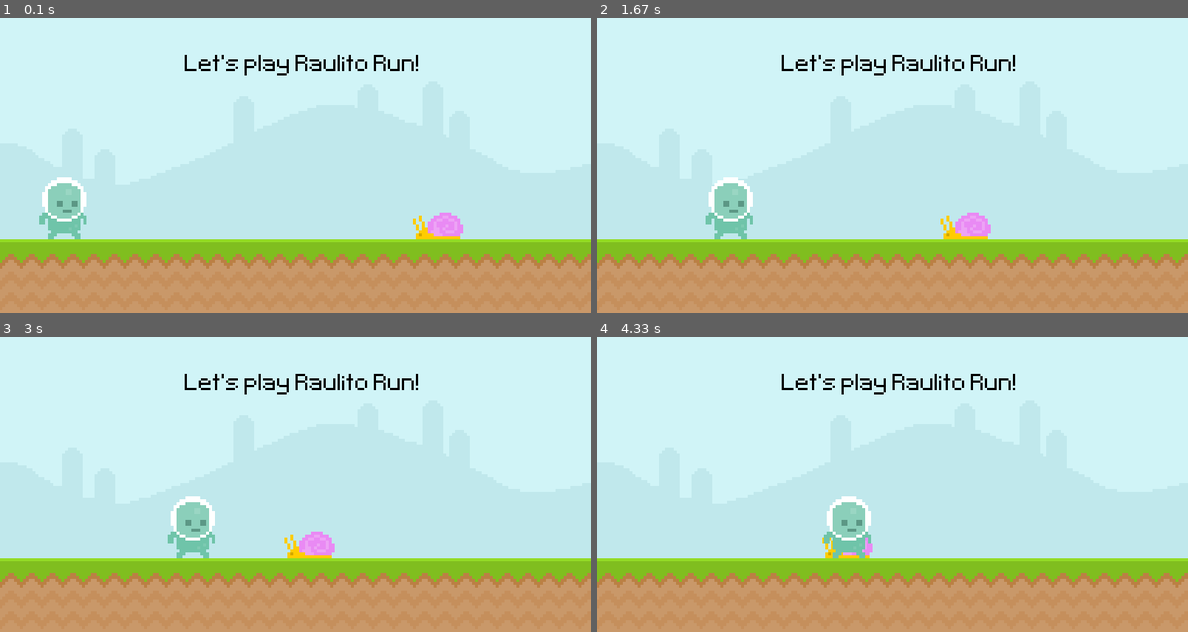
Above: before the commit, frames 1-4 (two rows, left to right).
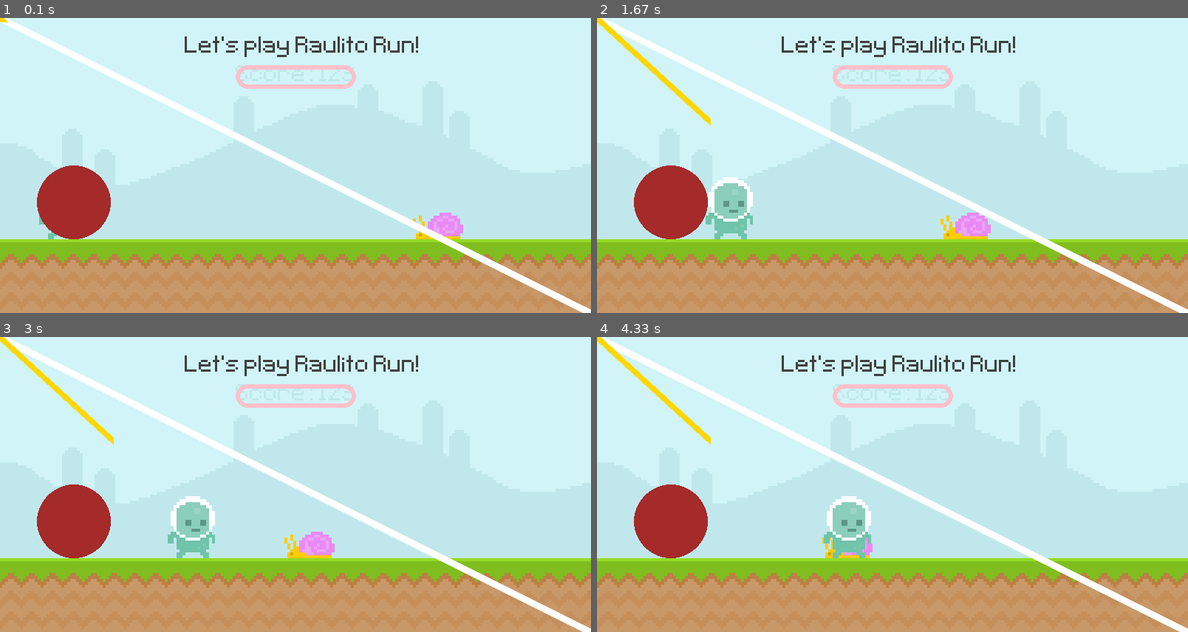
Above: after the commit, the same moments.

Repository: jm4ch4do/py_game_mario
Game: pygame game, started from window.py
Two runs of this game, one before a commit and one after it. Both use one fixed random seed, a clock stepped at 60 frames per second and the inputs below.
Inputs (mouse positions are in pixels of both pictures, inside the frame that each line leads up to):
- Up to frame 1 (0.1 s): no input
- Up to frame 2 (1.67 s): press the mouse at (673, 206) at 0.37 s; move the mouse to (691, 165) at 0.47 s; release the mouse at (709, 121) at 0.6 s
- Up to frame 3 (3 s): no input
- Up to frame 4 (4.33 s): no input

The runs differ from the first frame. In frame 1, 6.8% of the frame differs, in the area x 0-100%, y 0-100%; in frame 2, 7.3%; in frame 3, 7.3%; in frame 4, 7.3%.

Commit message:
test: tries drawing and colors

Diff:
--- a/window.py
+++ b/window.py
@@ -17,34 +17,31 @@
 _pyg.display.set_icon(icon)
 
 
-
-
 # ----- CREATE FONTS
 test_font = _pyg.font.Font("img/font/Pixeltype.ttf", 50)
-text_surface = test_font.render("Let's play Raulito Run!", False, "Black")
 
 
 # ----- CREATE SURFACES
 sky_surface = _pyg.image.load('img/sky.png').convert()
 ground_surface = _pyg.image.load('img/ground.png').convert()
+
+text_surface = test_font.render("Let's play Raulito Run!", False, (64, 64, 64))
+score_surface = test_font.render("Score: 123", False, "#c0e8ec")
+
 snail_surface = _pyg.image.load('img/snail/snail1.png').convert_alpha()
 player_surface = _pyg.image.load('img/player/player_walk_1.png').convert_alpha()
-#test_surface = _pyg.Surface((100, 200))
-#test_surface.fill('Red')
 
 
 # ----- POSITIONS FOR FIXED ELEMENTS
 sky_pos = (0, 0)
 ground_pos = (0, GROUND_BOTTOM_Y)
-text_pos = (250, 50)
+text_pos = (250, 25)
+score_rect = score_surface.get_rect(center=(SCREEN_X/2, SCREEN_Y/5))
 
 
-# ----- POSITIONS INI FOR MOVING ELEMENTS
+# ----- INI POSITIONS FOR MOVING ELEMENTS
 snail_x, snail_y = 600, GROUND_BOTTOM_Y
 player_x, player_y = 80, GROUND_BOTTOM_Y
-
-
-# ----- RECTANGLES FOR MOVING ELEMENTS
 snail_rect = snail_surface.get_rect(midbottom = (snail_x, snail_y))
 player_rect = player_surface.get_rect(midbottom = (player_x, player_y))
 
@@ -60,21 +57,12 @@
             _pyg.quit()
             _sys.exit()
 
-        # --- Mouse Actions
-        if event.type == _pyg.MOUSEMOTION:
-            print(event.pos)
-
-        if event.type == _pyg.MOUSEBUTTONDOWN:
-            print('mouse down')
-
-        if event.type == _pyg.MOUSEBUTTONUP:
-            print('mouse up')
-
 
     # -----INSERT FIXED SURFACES
     screen.blit(sky_surface, sky_pos)
     screen.blit(ground_surface, ground_pos)
     screen.blit(text_surface, text_pos)
+    screen.blit(score_surface, score_rect)
 
 
     # -----INSERT MOVING SURFACES
@@ -83,6 +71,11 @@
     screen.blit(snail_surface, snail_rect)
     screen.blit(player_surface, player_rect)
 
+    _pyg.draw.rect(screen, 'Pink', score_rect, 6, 20)
+    _pyg.draw.line(screen, 'White', (0,0), (800, 400), 10)
+    _pyg.draw.line(screen, 'Gold', (0,0), _pyg.mouse.get_pos(), 10)
+    _pyg.draw.ellipse(screen, 'Brown', _pyg.Rect(50, 200, 100, 100))
+
 
     # -----MOVING ELEMENTS
     snail_rect.x -= 1
@@ -90,12 +83,6 @@
 
     player_rect.left += 1
 
-    if player_rect.colliderect(snail_rect):
-        print('collision')
-
-    mouse_pos = _pyg.mouse.get_pos()
-    if player_rect.collidepoint(mouse_pos):
-        print(_pyg.mouse.get_pressed())
 
     # ----- GAME LOOP END
     _pyg.display.update()
